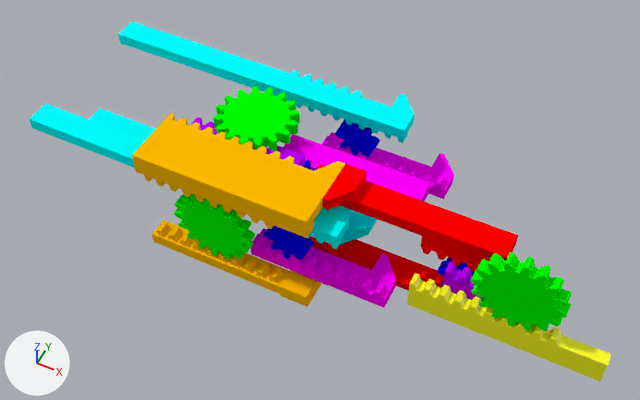
An edit to the Blender file rule110.blend, drawn before and after from the same camera.
Camera for both pictures: a 50 mm lens placed at (1.11, -2.04, 2.42), pointed at (0.06, 0.06, -0.2). Every picture has the same lights, and +X, +Y and +Z are marked at lower left. The picture after the commit comes second.

Objects in the first picture: 'A', 'C', 'E', 'G', 'H', 'K', 'L', 'invert_A', 'not_A', 'not_B', 'not_C', 'output1', 'output3' and 7 more.
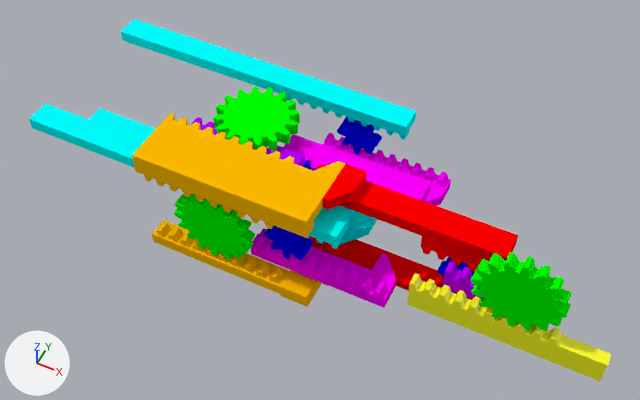
Where the change shows, as pixel boxes (x1, y1, x2, y2) in the pictures (640 x 400 px):
```json
{"object": "A", "change": "reshaped, moved", "before": [118, 21, 414, 143], "after": [121, 19, 416, 140]}
{"object": "not_A", "change": "moved, rescaled", "before": [322, 132, 454, 199], "after": [323, 133, 451, 206]}
{"object": "invert_A", "change": "moved", "before": [335, 119, 380, 157], "after": [337, 116, 382, 154]}
{"part": 1, "of": "me_mesh_017", "change": "reshaped", "before": [119, 21, 414, 130], "after": [121, 19, 416, 127]}
```

Edits to the scene script, one JSON object a line:
```json
{"block": "me_mesh_017", "where": "# used by ob_a; parent = ob_c_and_notb; location = (0.1, -0.489, 0.075); scale = (10.0, 10.0, 10.0)"}
{"op": "remove", "block": "me_mesh_017", "code": "me_mesh_017.from_pydata(...)  # 146 vertices, 95 faces; spans x -0.0965..0.0404, y -0.0083..0.0115, z -0.0025..0.0055"}
{"op": "add", "block": "me_mesh_017", "code": "me_mesh_017.from_pydata(...)  # 112 vertices, 66 faces; spans x -0.0965..0.0404, y 0.001..0.0115, z -0.0025..0.0055"}
{"block": "me_mesh_017", "change": "me_mesh_017 part 1"}
{"block": "me_mesh_017", "change": "34 vertices are removed from x -0.0163..0.0326, y -0.0083..0.001, z -0.0025..0.0025"}
{"block": "me_mesh_017", "change": "32 faces are deleted"}
{"block": "me_mesh_017", "change": "3 new faces join them"}
{"op": "set", "path": "ob_a.location", "old": "(0.1, -0.489, 0.075)", "new": "(0.1, -0.509, 0.075)"}
{"op": "set", "path": "ob_not_a.location", "old": "(0.3, 0.562, 0.075)", "new": "(0.3, 0.404, 0.075)"}
{"op": "set", "path": "ob_not_a.scale", "old": "(10.0, 10.0, 10.0)", "new": "(10.0, -10.0, 10.0)"}
{"op": "set", "path": "ob_invert_a.location", "old": "(0.0513, -0.421, 0.172)", "new": "(0.0513, -0.441, 0.172)"}
```
